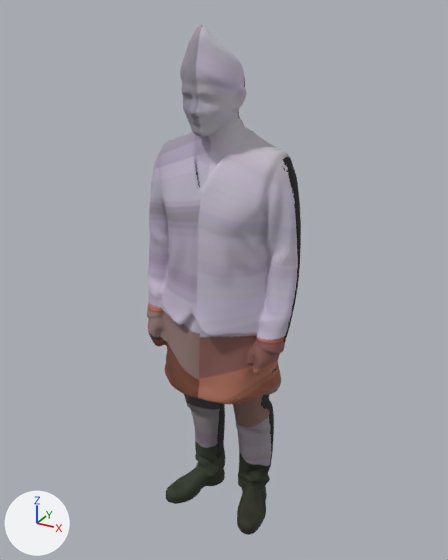
Before and after pictures for a commit that changed the glTF model assets/models/nepali_man_v2.glb.
Camera for both pictures: a 50 mm camera at (0.914, -1.643, 1.763) aimed at (-0.006, 0.03, 0.927). The lights are fixed; the arrows at lower left show +X, +Y and +Z. The picture after the commit comes second. Where no turn or scale is listed for an object, it has been applied to the vertices. Vertices at exactly the same position are counted once.

The scene before the commit, as lines of its bpy script (objects in view):
```python
ob_daura = bpy.data.objects.new('daura', me_daura)
ob_daura.location = (0.0, 0.0, 0.0)
ob_dhaka_topi = bpy.data.objects.new('dhaka_topi', me_dhaka_topi)
ob_dhaka_topi.location = (0.0, 0.0, 0.0)
ob_hands = bpy.data.objects.new('hands', me_hands)
ob_hands.location = (0.0, 0.0, 0.0)
ob_head = bpy.data.objects.new('head', me_head)
ob_head.location = (0.0, 0.0, 0.0)
ob_istakot = bpy.data.objects.new('istakot', me_istakot)
ob_istakot.location = (0.0, 0.0, 0.0)
ob_neck = bpy.data.objects.new('neck', me_neck)
ob_neck.location = (0.0, 0.0, 0.0)
ob_shoes = bpy.data.objects.new('shoes', me_shoes)
ob_shoes.location = (0.0, 0.0, 0.0)
ob_suruwal = bpy.data.objects.new('suruwal', me_suruwal)
ob_suruwal.location = (0.0, 0.0, 0.0)
```
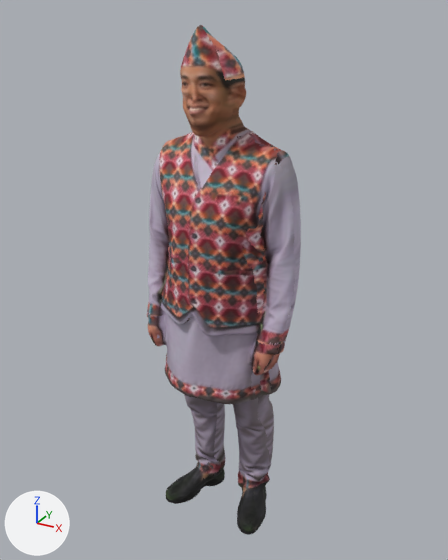
Changed parts and their boxes (x1, y1, x2, y2) in the pictures (448 x 560 px):
part 1 of me_daura, added: after (247, 338, 277, 379)
part 2 of me_daura, surface changed: (147, 137, 301, 404) in both
part 3 of me_dhaka_topi, surface changed (grey to brown): (180, 25, 245, 82) in both
part 4 of me_hands, deleted: before (247, 336, 277, 379)
part 5 of me_hands, deleted: before (164, 316, 168, 346)
part 6 of me_hands, surface changed: (147, 312, 286, 375) in both
part 7 of me_head, surface changed (grey to brown): (181, 77, 246, 112) in both
part 8 of me_istakot, surface changed (grey to brown): (160, 132, 290, 335) in both
part 9 of me_neck, surface changed (grey to brown): (184, 108, 255, 139) in both
part 10 of me_suruwal, surface changed (lighter): (181, 392, 274, 499) in both

The change in detail:
me_daura is used by ob_daura; location (0.0, 0.0, 0.0).
me_daura had 8607 vertices, 16080 faces and spanned x -0.272..0.272, y -0.17..0.167, z 0.565..1.422.
me_daura now has 8781 vertices, 16444 faces and spans x -0.272..0.272, y -0.17..0.167, z 0.565..1.422.
me_daura part 1: 91 vertices added at x 0.15..0.199, y -0.093..0.028, z 0.665..0.794.
me_daura part 2: 16080 kept faces spanning x -0.272..0.272, y -0.17..0.167, z 0.565..1.422 get new texture (UV) coordinates.
Other edits to the shape of me_daura do not show in these pictures.
me_dhaka_topi has 940 vertices, 1801 faces and spans x -0.093..0.079, y -0.14..0.07, z 1.572..1.72.
me_dhaka_topi is used by ob_dhaka_topi; location (0.0, 0.0, 0.0).
me_dhaka_topi part 3: texture (UV) coordinates of 1801 of 1801 faces, centred in x -0.092..0.079, y -0.14..0.069, z 1.582..1.72, changed; they spanned u 0.45..0.54, v 0.88..0.98 and now span u 0.23..0.77, v 0.88..0.98.
me_hands is used by ob_hands; location (0.0, 0.0, 0.0).
me_hands had 2290 vertices, 4354 faces and spanned x -0.26..0.253, y -0.118..0.036, z 0.642..0.81.
me_hands now has 2100 vertices, 3990 faces and spans x -0.26..0.253, y -0.118..0.022, z 0.661..0.81.
me_hands part 4: 99 vertices removed from x 0.146..0.203, y -0.095..0.033, z 0.642..0.81.
me_hands part 5: 91 vertices removed from x -0.216..-0.157, y -0.099..0.036, z 0.642..0.804.
me_hands part 6: 3990 kept faces spanning x -0.26..0.253, y -0.118..0.022, z 0.661..0.81 get new texture (UV) coordinates.
me_head has 1118 vertices, 2068 faces and spans x -0.101..0.089, y -0.146..0.071, z 1.492..1.589.
me_head is used by ob_head; location (0.0, 0.0, 0.0).
me_head part 7: texture (UV) coordinates of 2068 of 2068 faces, centred in x -0.101..0.089, y -0.145..0.071, z 1.5..1.584, changed; they spanned u 0.09..0.55, v 0.03..0.89 and now span u 0.05..0.27, v 0.03..0.89.
me_istakot has 6924 vertices, 13260 faces and spans x -0.202..0.205, y -0.169..0.17, z 0.819..1.423.
me_istakot is used by ob_istakot; location (0.0, 0.0, 0.0).
me_istakot part 8: texture (UV) coordinates of 13260 of 13260 faces, centred in x -0.199..0.202, y -0.169..0.17, z 0.823..1.42, changed; they spanned u 0.4..0.61, v 0.5..0.81 and now span u 0.2..0.8, v 0.5..0.81.
me_neck has 1182 vertices, 2197 faces and spans x -0.108..0.1, y -0.146..0.079, z 1.413..1.507.
me_neck is used by ob_neck; location (0.0, 0.0, 0.0).
me_neck part 9: texture (UV) coordinates of 2197 of 2197 faces, centred in x -0.098..0.091, y -0.146..0.076, z 1.418..1.501, changed; they spanned u 0.03..0.55, v 0.03..0.85 and now span u 0.02..0.28, v 0.03..0.85.
me_suruwal has 7531 vertices, 14553 faces and spans x -0.202..0.21, y -0.168..0.153, z 0.069..0.581.
me_suruwal is used by ob_suruwal; location (0.0, 0.0, 0.0).
me_suruwal part 10: texture (UV) coordinates of 14553 of 14553 faces, centred in x -0.199..0.208, y -0.167..0.152, z 0.073..0.574, changed; they spanned u 0.22..0.61, v 0.03..0.38 and now span u 0.2..0.8, v 0.12..0.38.
